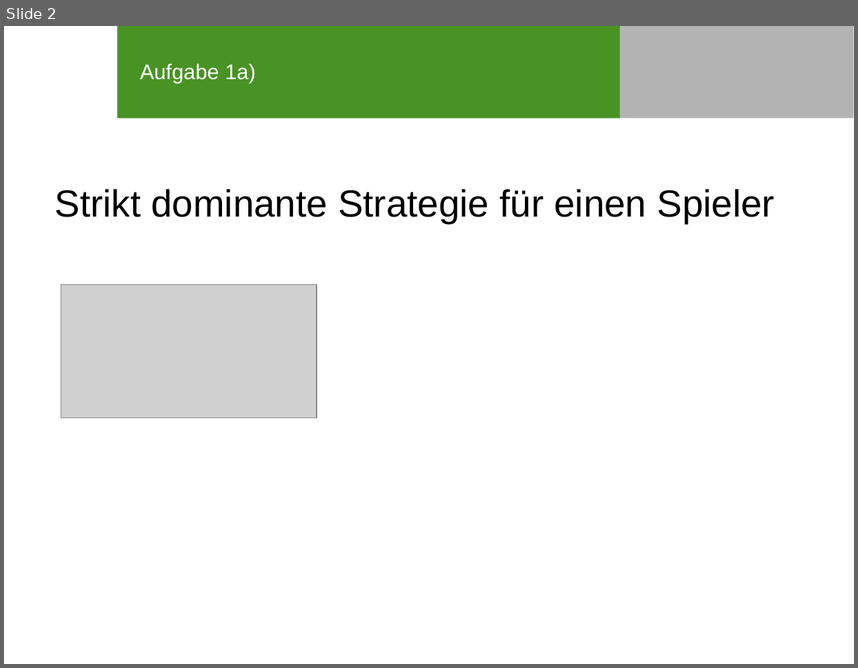
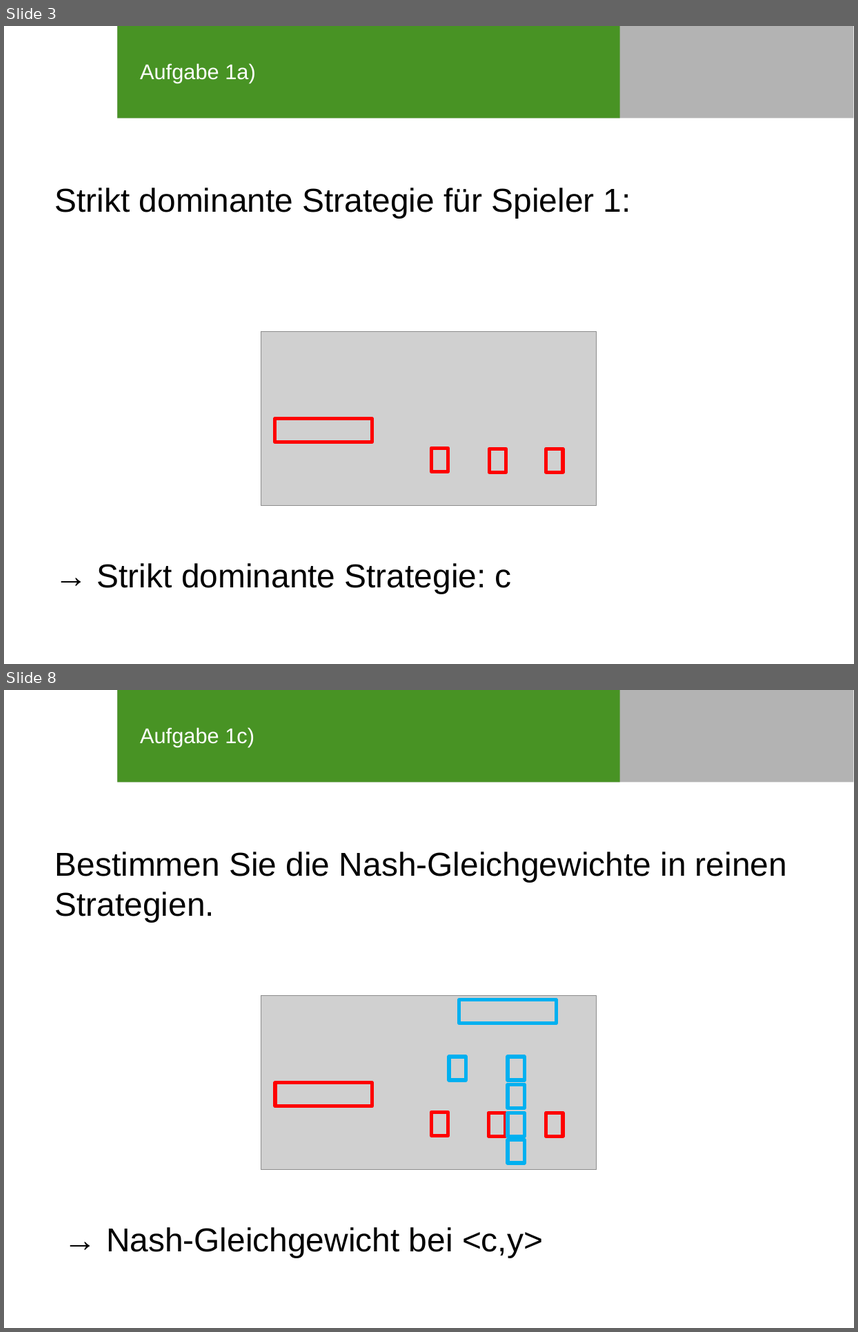
Before and after one commit to SOAS-Uni-Augsburg/ws16-17-group-10, a slide deck: Blatt-04/Präsi_Blatt04_Aufgabe2.ppt. Shown one above the other, each under a label of ours: slide 2 before the commit, slides 3 and 8 after it; the slides between them are not shown. The pictures are 858x668 and 858x1332 pixels, drawn with LibreOffice and Linux fonts; fonts in the diff are those of the drawing; grey boxes stand for pictures; background and template pictures are left out. Boxes give left, top, right and bottom in pixels: in the first picture for what was removed or moved away, otherwise in the second. Text is boxed around its words. In the diff, an @@ line names an element or a change of style, - is before the commit and + after.

Commit message:
Präsentation Blatt04 Aufgabe2

```diff
--- a/Blatt-04/Präsi_Blatt04_Aufgabe2.ppt
+++ b/Blatt-04/Präsi_Blatt04_Aufgabe2.ppt
@@ slide 8 added at bbox=[4, 690, 854, 1328], background #FFFFFF; not listed: 2 template elements that a slide beside it also shows @@
@@ title added at bbox=[140, 727, 254, 747], 18 pt, text #FFFFFF @@
+Aufgabe 1c)
@@ text added at bbox=[55, 851, 787, 1257], 28 pt, text #000000 @@
+Bestimmen Sie die Nash-Gleichgewichte in reinen Strategien.
+→ Nash-Gleichgewicht bei <c,y>
@@ picture added at bbox=[261, 995, 595, 1170] @@
@@ rectangle added at bbox=[459, 999, 556, 1023], outline #00B0F0 3 pt @@
@@ rectangle added at bbox=[450, 1056, 466, 1080], outline #00B0F0 3 pt @@
@@ rectangle added at bbox=[508, 1056, 525, 1080], outline #00B0F0 3 pt @@
@@ rectangle added at bbox=[275, 1083, 372, 1107], outline #FF0000 3 pt @@
@@ rectangle added at bbox=[508, 1085, 525, 1108], outline #00B0F0 3 pt @@
@@ rectangle added at bbox=[432, 1112, 448, 1136], outline #FF0000 3 pt @@
@@ rectangle added at bbox=[488, 1112, 506, 1136], outline #FF0000 3 pt @@
@@ rectangle added at bbox=[508, 1112, 525, 1136], outline #00B0F0 3 pt @@
@@ rectangle added at bbox=[546, 1112, 564, 1136], outline #FF0000 3 pt @@
@@ rectangle added at bbox=[508, 1140, 525, 1163], outline #00B0F0 3 pt @@
@@ what was slide 2 is now slide 3 @@
@@ slide 3 changed as well @@
@@ text at bbox=[55, 187, 631, 593]: text changed; size 32 to 28 pt @@
-Strikt dominante Strategie für einen Spieler
+Strikt dominante Strategie für Spieler 1:
+→ Strikt dominante Strategie: c
@@ picture: place and size @@
-picture at bbox=[61, 285, 317, 417]
+picture at bbox=[261, 331, 595, 506]
@@ group added at bbox=[275, 419, 564, 472]: 4 rectangles @@
```
Also in this commit, not shown: 1 other slide changed, 28 other slides added, 1 other file.
